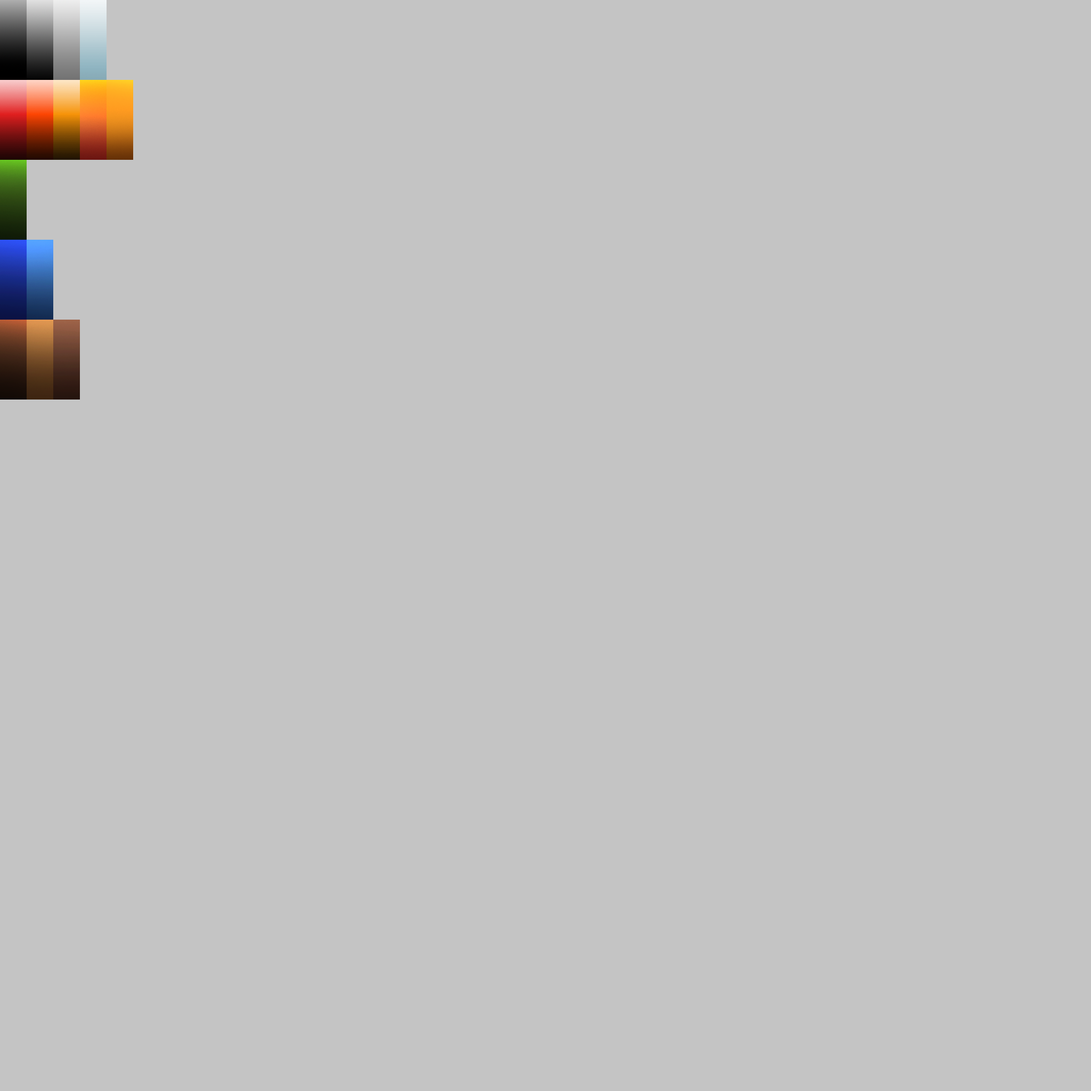
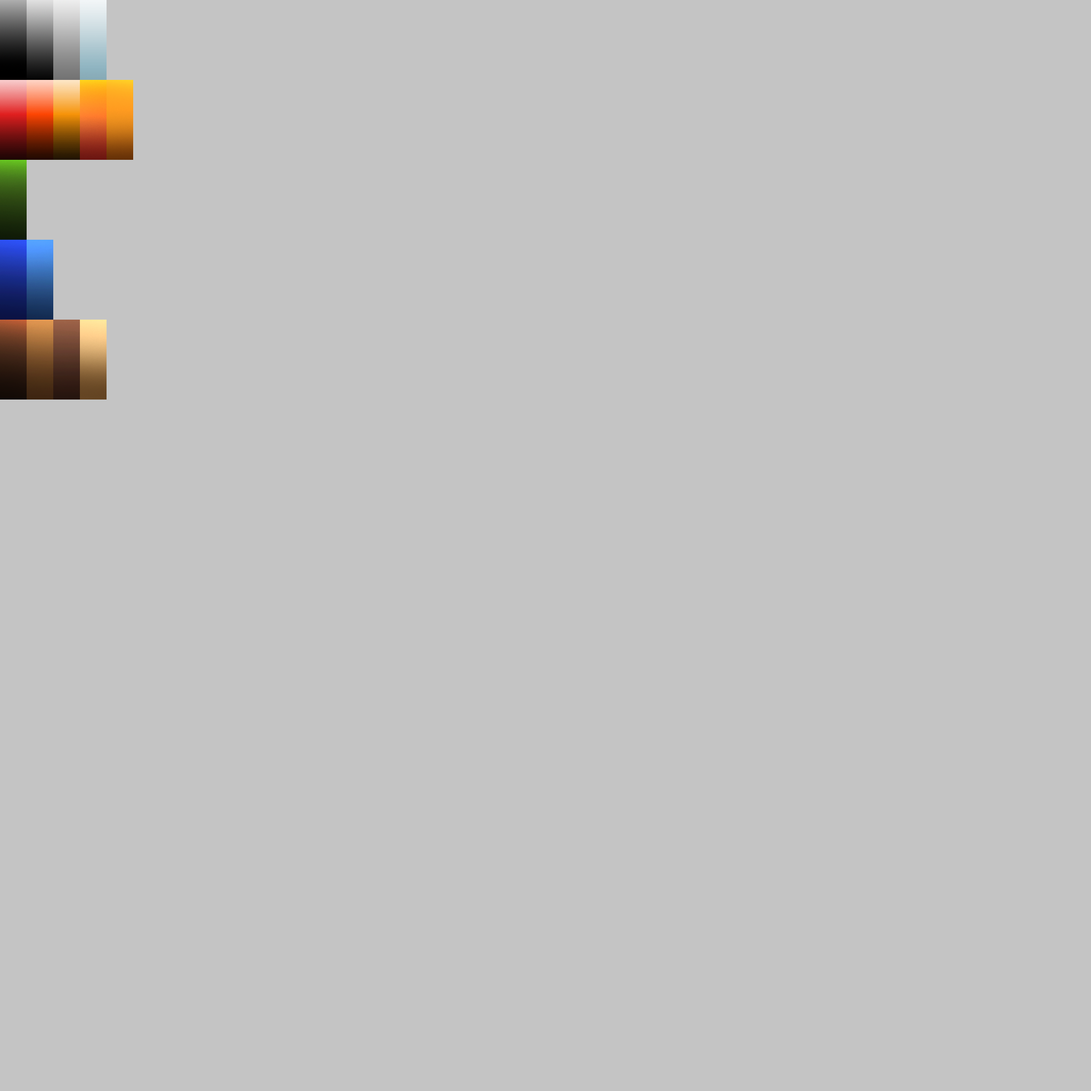
Layer changes from the first 1091 × 1091 image to the second:
added layer "Layer 1 copy 14" above "Layer 1 copy 10" over (x1=79, y1=319, x2=107, y2=400)
